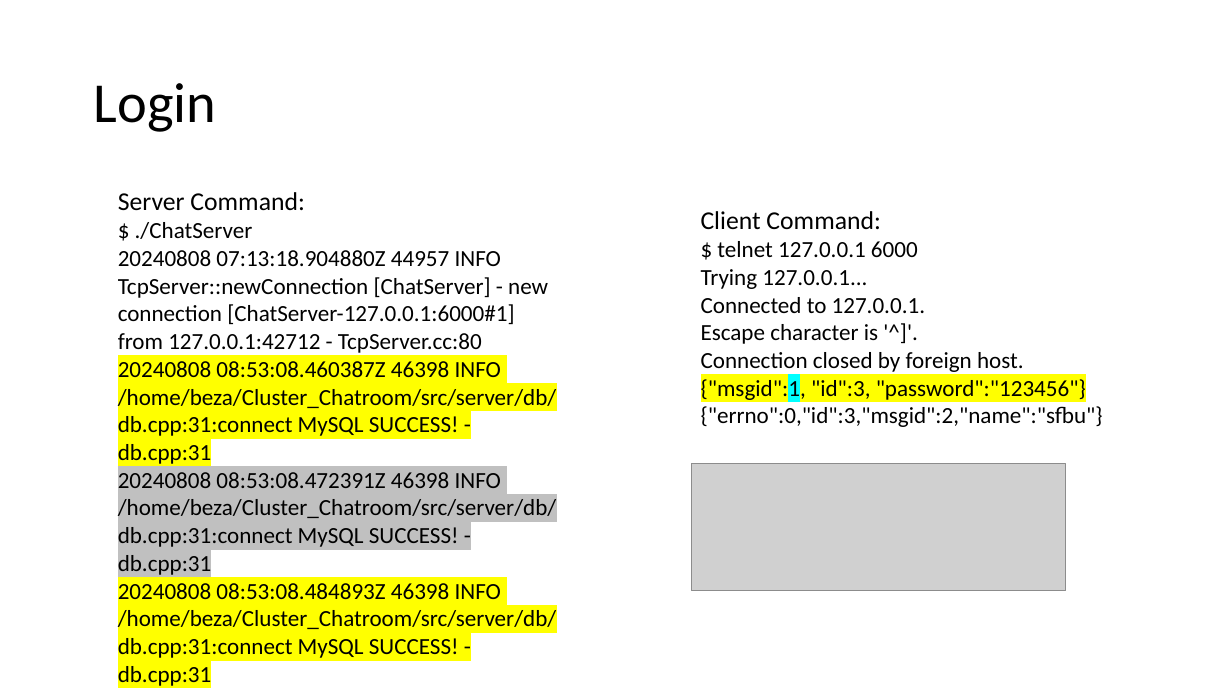
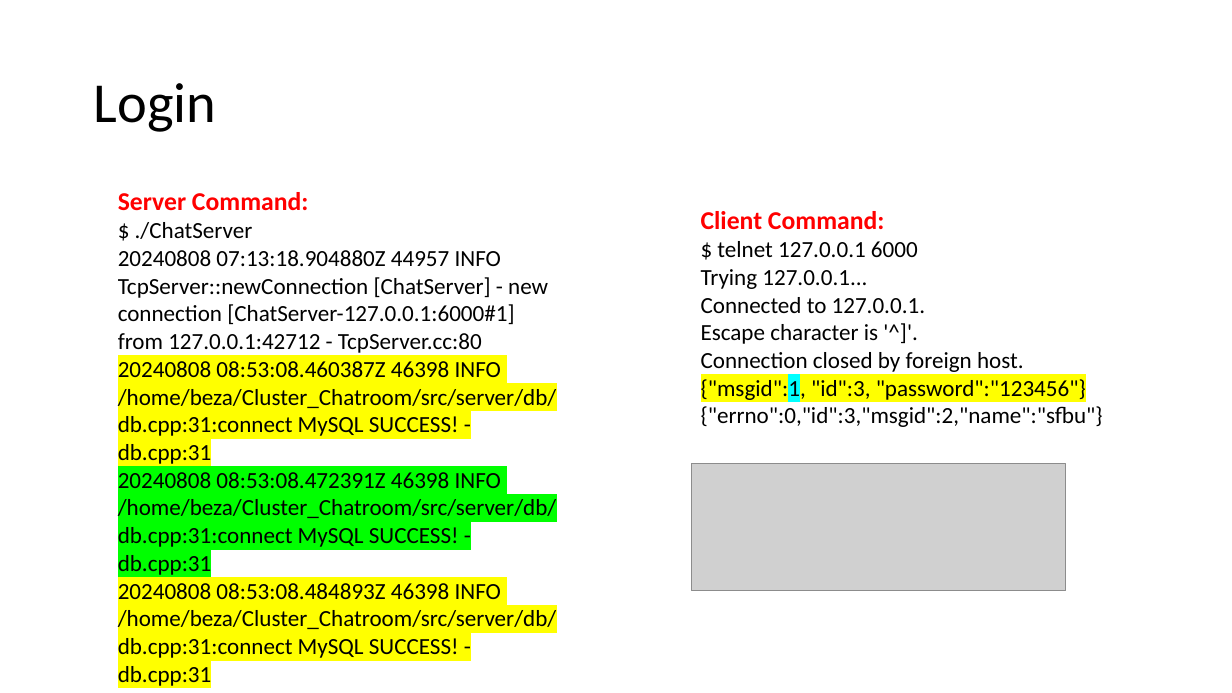
Before and after one commit to Chufeng-Jiang/Cluster_ChatServer, a slide deck: slide 11 of Advanced Linux Final Project.pptx (slide 10 before the commit). Drawn at 1232x693 pixels with LibreOffice and Linux fonts; fonts in the diff are those of the drawing; grey boxes stand for pictures. Boxes give left, top, right and bottom in pixels: in the first picture for what was removed or moved away, otherwise in the second. Text is boxed around its words. In the diff, an @@ line names an element or a change of style, - is before the commit and + after.

```diff
--- a/Advanced Linux Final Project.pptx
+++ b/Advanced Linux Final Project.pptx
@@ text at [118,192,557,577]: text colour #000000 to #FF0000, bold on in "Server Command:"; highlight #C0C0C0 to #00FF00 in "20240808 08:53:08.472391Z 46398 INFO /home/beza/Cluster_Chat ..." @@
@@ text at [701,211,885,230]: text colour #000000 to #FF0000, bold on in "Client Command:" @@
```
Also in this commit, not shown: 4 other slides changed, 2 slides added.
